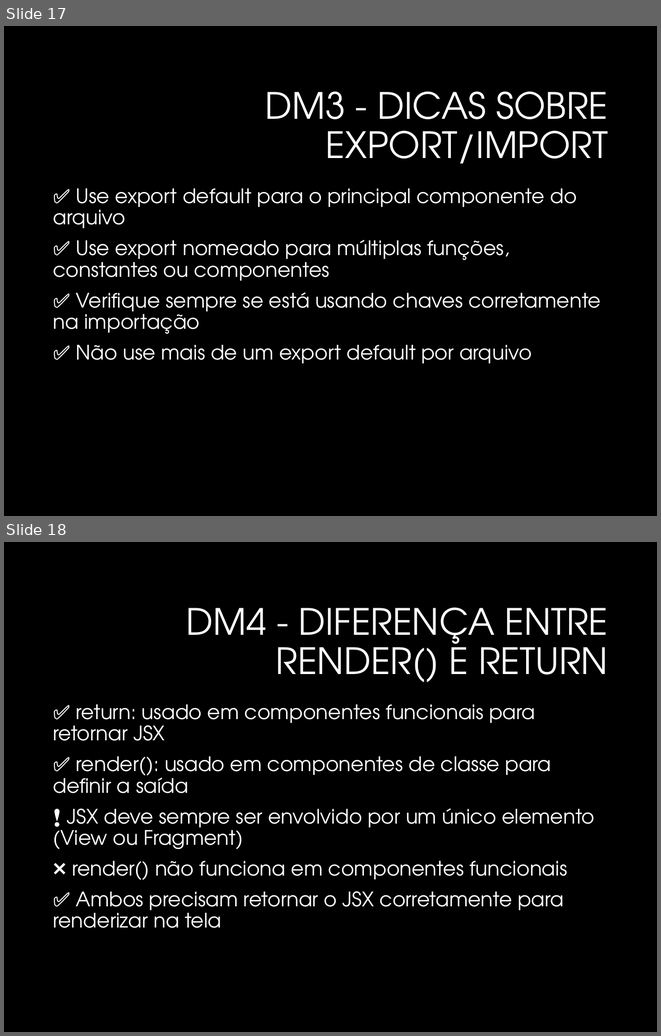
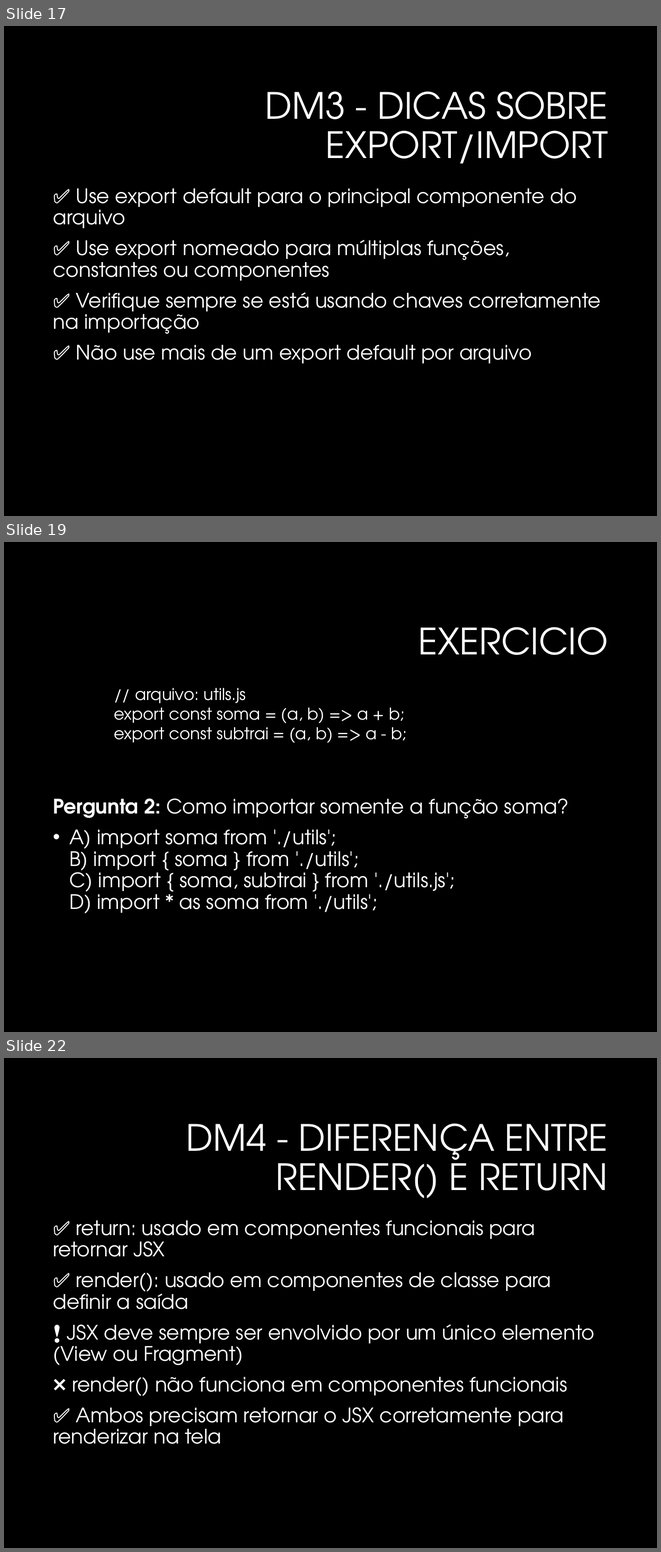
Before and after one commit to profpmarinho/2TDSPK-2025, a slide deck: Revisao/Aula1_Revisao_ReactNative.pptx. Shown one above the other, each under a label of ours: slides 17 and 18 before the commit, slides 17, 19 and 22 after it; the slides between them are not shown. The pictures are 661x1036 and 661x1552 pixels, drawn with LibreOffice and Linux fonts; fonts in the diff are those of the drawing; background and template pictures are left out. Boxes give left, top, right and bottom in pixels: in the first picture for what was removed or moved away, otherwise in the second. Text is boxed around its words. In the diff, an @@ line names an element or a change of style, - is before the commit and + after.

```diff
--- a/Revisao/Aula1_Revisao_ReactNative.pptx
+++ b/Revisao/Aula1_Revisao_ReactNative.pptx
@@ slide 19 added at [4,542,657,1032], background #000000 @@
@@ title added at [418,627,608,655], 40 pt, text #FFFFFF @@
+EXERCICIO
@@ text added at [114,688,407,743], 18 pt, text #FFFFFF @@
+// arquivo: utils.js
+export const soma = (a, b) => a + b;
+export const subtrai = (a, b) => a - b;
@@ text added at [53,798,569,914], 22 pt, text #FFFFFF @@
+Pergunta 2: Como importar somente a função soma?
+• A) import soma from './utils';
+  B) import { soma } from './utils';
+  C) import { soma, subtrai } from './utils.js';
+  D) import * as soma from './utils';
@@ what was slide 18 is now slide 22 @@
```
Also in this commit, not shown: 3 slides changed, 8 other slides added, 6 other files.
